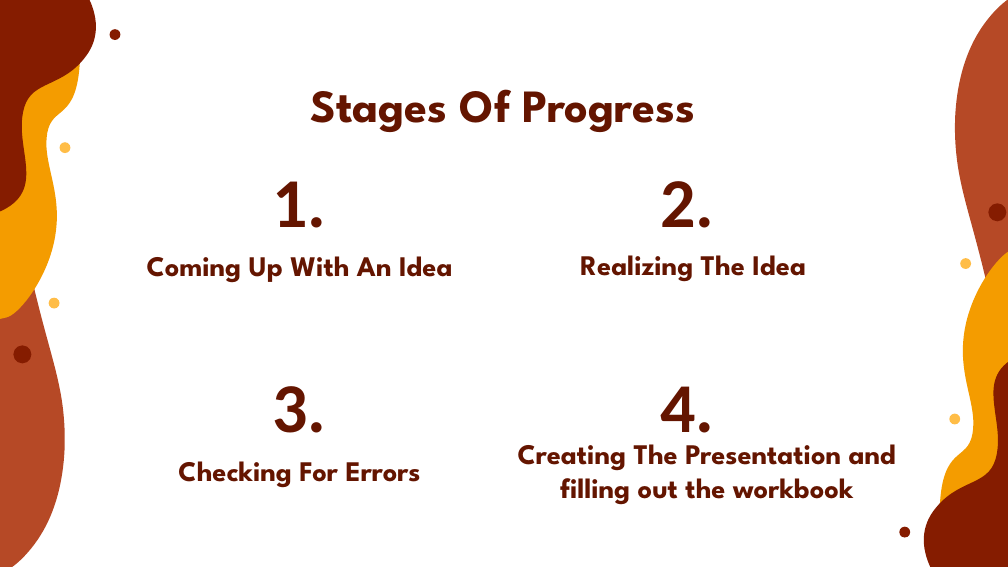
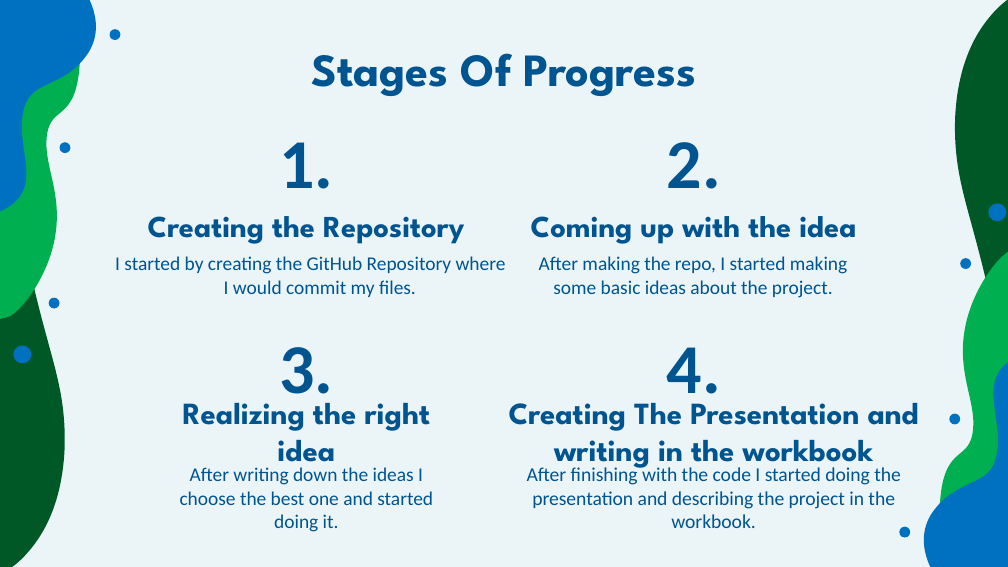
Before and after one commit to codingburgas/2223-otj-10-project-the-car-rental-system-KGTenev20, a slide deck: slide 5 of Presentation.pptx (slide 4 before the commit). Drawn at 1008x567 pixels with LibreOffice and Linux fonts; fonts in the diff are those of the drawing. Boxes give left, top, right and bottom in pixels: in the first picture for what was removed or moved away, otherwise in the second. Text is boxed around its words. In the diff, an @@ line names an element or a change of style, - is before the commit and + after.

```diff
--- a/Presentation.pptx
+++ b/Presentation.pptx
@@ background #FFFFFF to #EBF5F8 @@
@@ freeform shape at (940, 0, 1008, 520): fill #B64926 to #005827 @@
@@ freeform shape at (0, 47, 80, 567): fill #B64926 to #005827 @@
@@ title "Stages Of Progress": place and size @@
-title "Stages Of Progress" at (310, 89, 696, 132)
+title "Stages Of Progress" at (311, 53, 697, 96)
@@ freeform shape at (0, 60, 80, 324): fill #F49C00 to #00B050 @@
@@ subtitle at (148, 216, 464, 244): text changed; size 27 to 29 pt; text colour #641500 to #005490 @@
-Coming Up With An Idea
+Creating the Repository
@@ subtitle at (531, 216, 856, 244): text changed; size 27 to 29 pt; text colour #641500 to #005490 @@
-Realizing The Idea
+Coming up with the idea
@@ subtitle added at (115, 256, 506, 297), 18.5 pt, text #005490 @@
+I started by creating the GitHub Repository where I would commit my files.
@@ subtitle added at (539, 256, 847, 298), 18.5 pt, text #005490 @@
+After making the repo, I started making some basic ideas about the project.
@@ freeform shape at (940, 243, 1008, 507): fill #F49C00 to #00B050 @@
@@ fill #FFBD47 to #0070C0 in 4 elements at (60, 142, 70, 153), (48, 298, 59, 309), (950, 414, 960, 424), (960, 258, 971, 268) @@
@@ text colour #641500 to #005490 in 5 elements at (311, 53, 697, 96), (279, 142, 333, 189), (667, 142, 721, 189), (667, 347, 721, 410), (279, 347, 333, 410) @@
@@ 4 titles: place and size @@
-4 titles at (272, 181, 714, 449)
+4 titles at (279, 142, 721, 410)
@@ subtitle at (183, 393, 431, 471): text changed; size 27 to 29.3 pt; text colour #641500 to #005490 @@
-Checking For Errors
+Realizing the right idea
@@ subtitle at (509, 393, 919, 471): text changed; size 27 to 29.3 pt; text colour #641500 to #005490 @@
-Creating The Presentation and filling out the workbook
+Creating The Presentation and writing in the workbook
@@ subtitle added at (180, 467, 433, 532), 18.5 pt, text #005490 @@
+After writing down the ideas I choose the best one and started doing it.
@@ subtitle added at (527, 465, 901, 528), 18.7 pt, text #005490 @@
+After finishing with the code I started doing the presentation and describing the project in the workbook.
@@ fill #851C00 to #0070C0 in 6 elements at (0, 0, 96, 216), (14, 346, 32, 364), (110, 29, 120, 40), (924, 350, 1008, 567), (988, 203, 1006, 222), (900, 527, 910, 538) @@
```
Also in this commit, not shown: 5 other slides changed, 1 slide removed.
